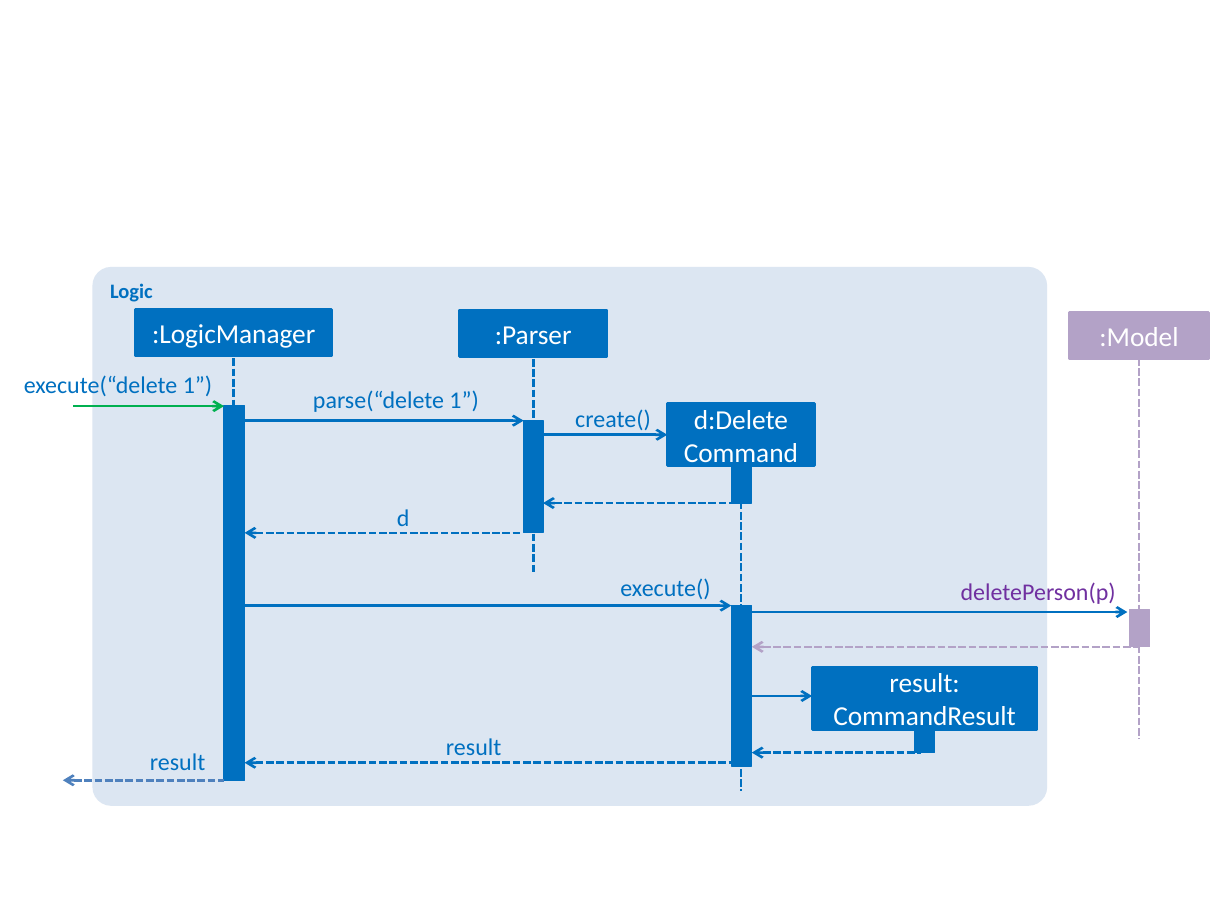
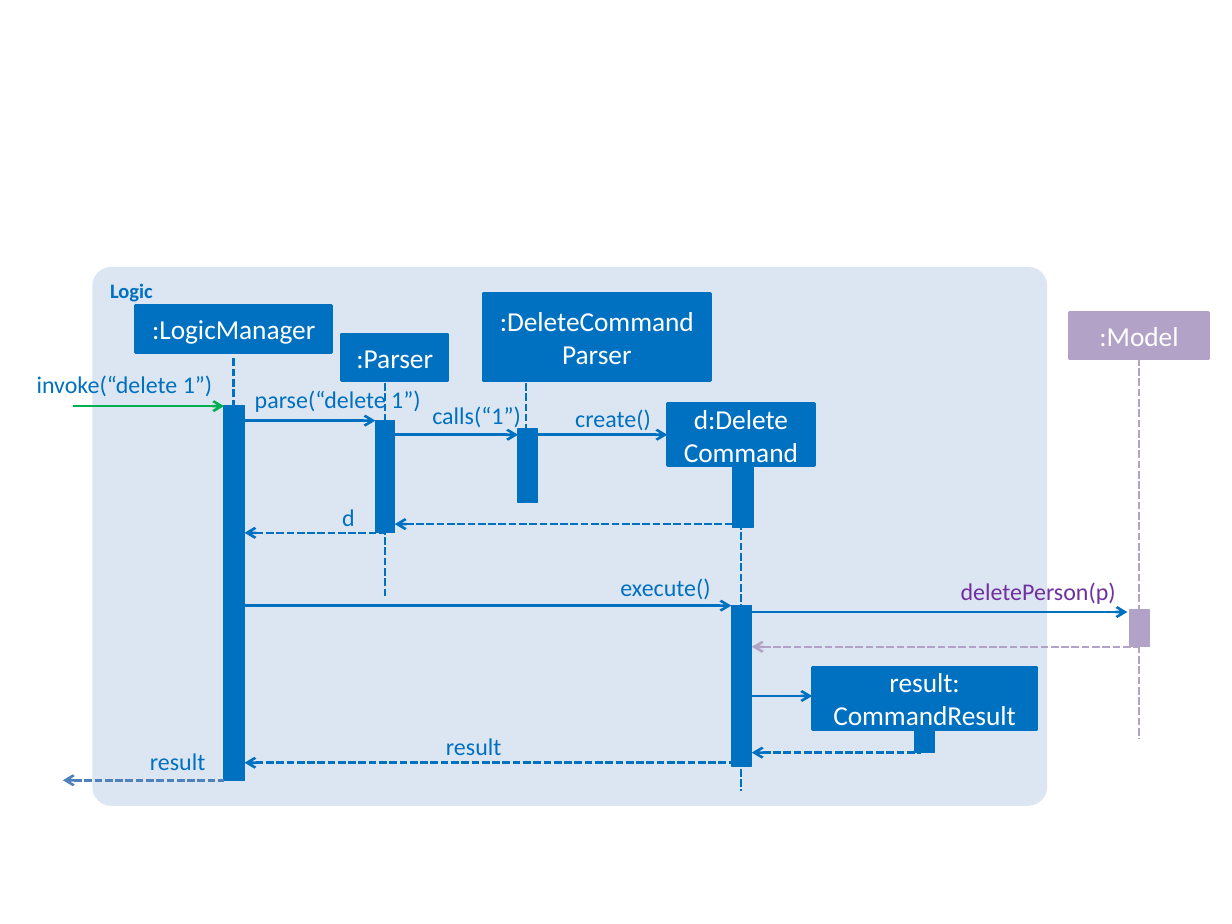
Before and after one commit to tanboonjoon/main, a slide deck: slide 6 of docs/diagrams/Diagrams.pptx. Drawn at 1232x924 pixels with LibreOffice and Linux fonts; fonts in the diff are those of the drawing. Boxes give left, top, right and bottom in pixels: in the first picture for what was removed or moved away, otherwise in the second. Text is boxed around its words. In the diff, an @@ line names an element or a change of style, - is before the commit and + after.

```diff
--- a/docs/diagrams/Diagrams.pptx
+++ b/docs/diagrams/Diagrams.pptx
@@ rectangle added at (x1=483, y1=293, x2=711, y2=381), fill #0070C0, outline #0070C0 1.5 pt, 16 pt, text #FFFFFF @@
+:DeleteCommandParser
@@ rectangle ":LogicManager" moved from (x1=136, y1=309, x2=331, y2=356) to (x1=136, y1=306, x2=331, y2=352) @@
@@ rectangle ":Parser" resized from (x1=460, y1=310, x2=607, y2=357) to (x1=341, y1=334, x2=447, y2=381) @@
@@ text at (x1=37, y1=375, x2=212, y2=396): text changed @@
-execute(“delete 1”)
+invoke(“delete 1”)
@@ text "parse(“delete 1”)" moved from (x1=313, y1=390, x2=478, y2=412) to (x1=255, y1=387, x2=420, y2=412) @@
@@ line moved from (533, 359) - (533, 573) to (386, 383) - (386, 596) @@
@@ line added from (526, 383) to (526, 503), #0070C0 1.5 pt dashed @@
@@ text added at (x1=432, y1=406, x2=521, y2=430), 14 pt, text #0070C0 @@
+calls(“1”)
@@ arrow moved from (245, 420) - (524, 420) to (245, 420) - (376, 420) @@
@@ rectangle moved from (x1=524, y1=420, x2=543, y2=532) to (x1=376, y1=420, x2=395, y2=532) @@
@@ arrow added from (391, 435) to (519, 435), #0070C0 1.5 pt @@
@@ rectangle added at (x1=519, y1=429, x2=538, y2=503), fill #0070C0, outline #0070C0 0.75 pt @@
@@ arrow moved from (543, 435) - (668, 435) to (537, 435) - (668, 435) @@
@@ rectangle resized from (x1=732, y1=466, x2=753, y2=503) to (x1=733, y1=466, x2=754, y2=527) @@
@@ text "d" moved from (x1=397, y1=509, x2=410, y2=533) to (x1=342, y1=509, x2=355, y2=533) @@
@@ arrow moved from (245, 532) - (522, 532) to (245, 532) - (386, 532) @@
@@ arrow moved from (543, 503) - (733, 503) to (394, 524) - (733, 524) @@
```
Also in this commit, not shown: 5 other slides changed.
